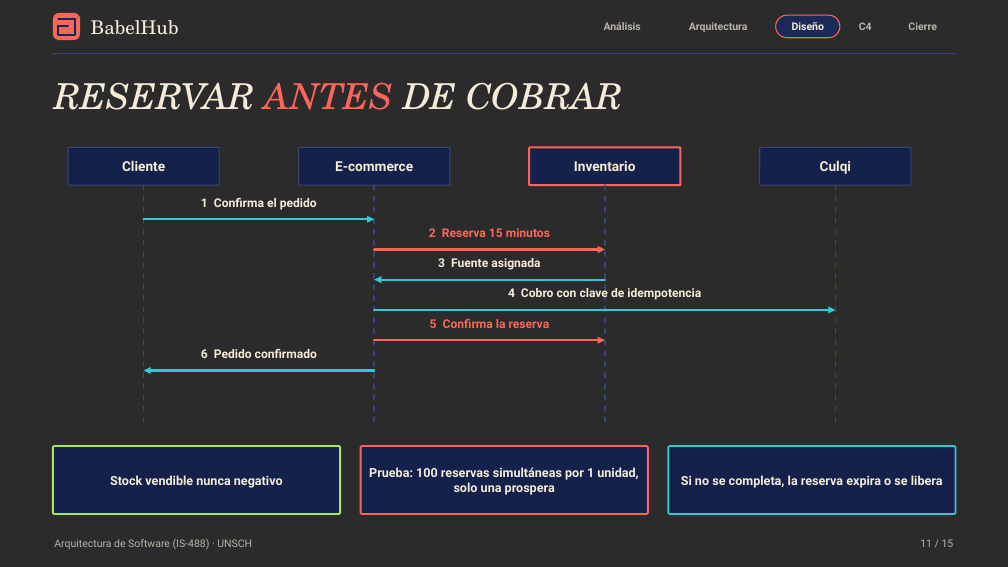
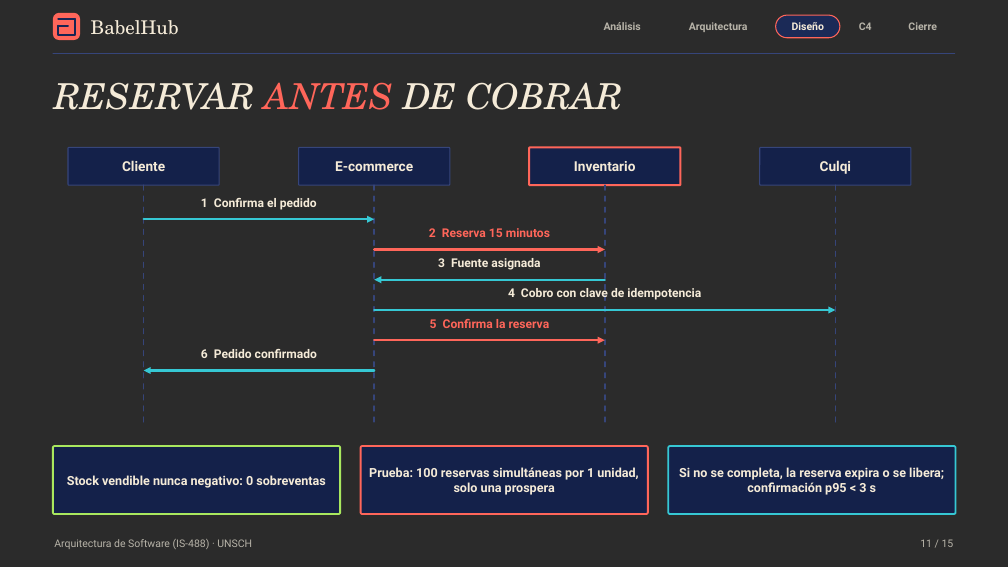
Before and after one commit to P35C4D0R4B1050/BabelHub, a slide deck: slide 11 of docs/BabelHub_Exposicion.pptx. Drawn at 1008x567 pixels with LibreOffice and Linux fonts; fonts in the diff are those of the drawing; background and template pictures are left out; a plain dark background stands for a picture behind light text. Boxes give left, top, right and bottom in pixels: in the first picture for what was removed or moved away, otherwise in the second. Text is boxed around its words. In the diff, an @@ line names an element or a change of style, - is before the commit and + after.

```diff
--- a/docs/BabelHub_Exposicion.pptx
+++ b/docs/BabelHub_Exposicion.pptx
@@ text in rounded rectangle at [67,475,325,488]: text changed @@
-Stock vendible nunca negativo
+Stock vendible nunca negativo: 0 sobreventas
@@ text in rounded rectangle at [679,467,944,495]: text changed @@
-Si no se completa, la reserva expira o se libera
+Si no se completa, la reserva expira o se libera; confirmación p95 < 3 s
```
Also in this commit, not shown: 5 other slides changed.
